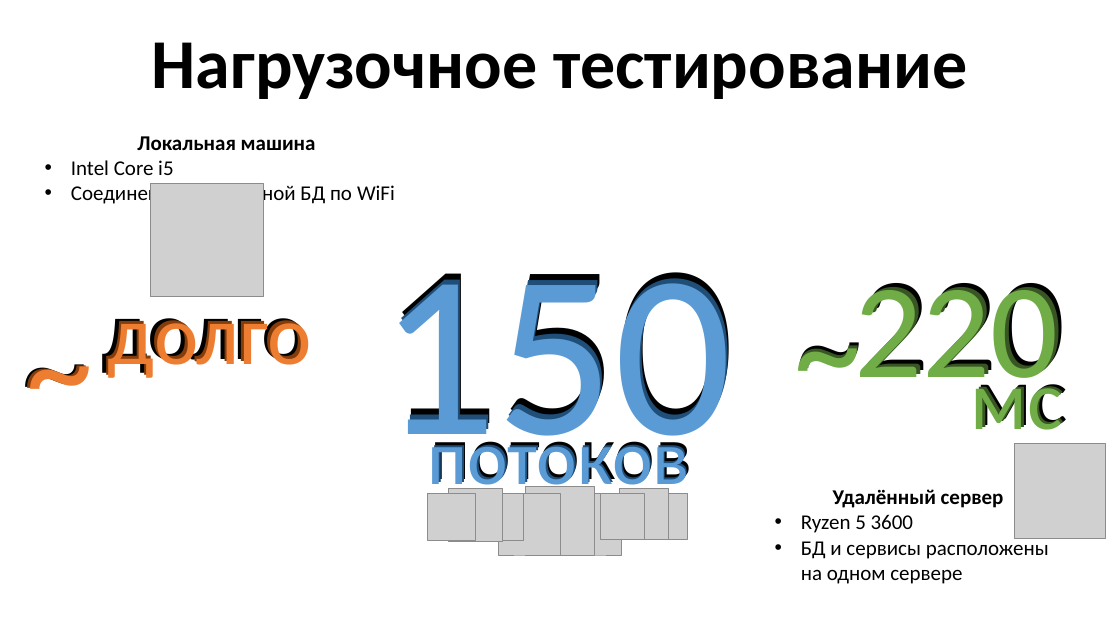
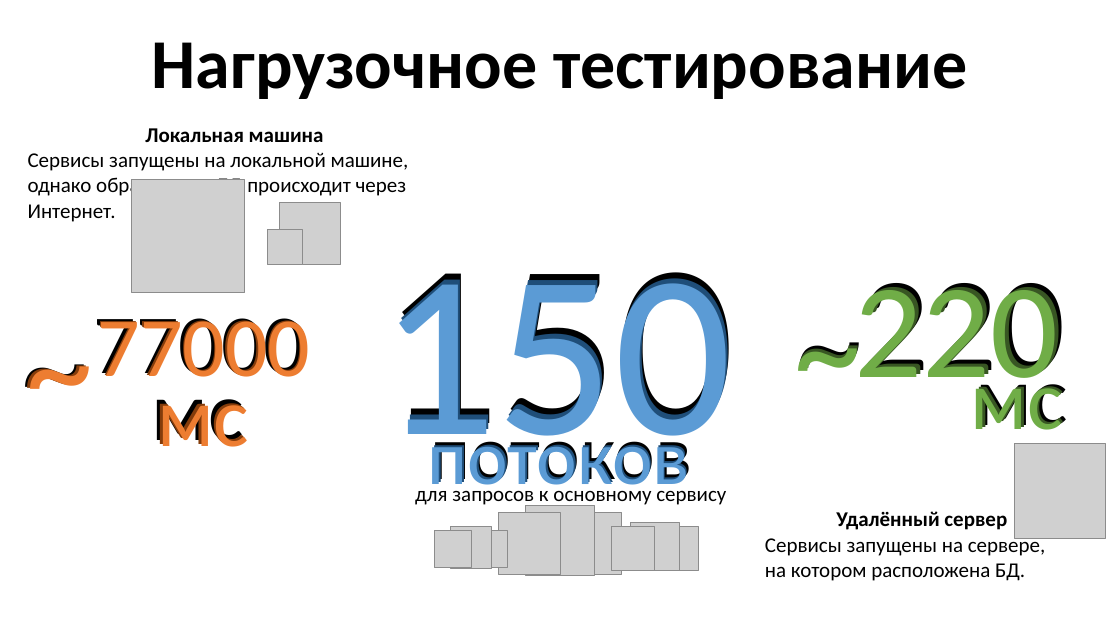
Before and after one commit to YoungTeurus/CreditAndUserServices, a slide deck: slide 17 of docs/Java 3 - presentation (without animation).pptx (slide 14 before the commit). Drawn at 1120x630 pixels with LibreOffice and Linux fonts; fonts in the diff are those of the drawing; grey boxes stand for pictures. Boxes give left, top, right and bottom in pixels: in the first picture for what was removed or moved away, otherwise in the second. Text is boxed around its words. In the diff, an @@ line names an element or a change of style, - is before the commit and + after.

```diff
--- a/docs/Java 3 - presentation (without animation).pptx
+++ b/docs/Java 3 - presentation (without animation).pptx
@@ text added at [28, 128, 409, 222], 18 pt, text #000000 @@
+Локальная машина
+Сервисы запущены на локальной машине, однако обращение к БД происходит через Интернет.
@@ text removed at [71, 136, 395, 207] @@
-Локальная машина
-• Intel Core i5
-• Соединение с удалённой БД по WiFi
@@ picture: place and size @@
-picture at [150, 183, 264, 297]
+picture at [132, 180, 245, 293]
@@ picture added at [280, 203, 341, 265] @@
@@ picture added at [267, 230, 302, 266] @@
@@ text at [88, 287, 320, 397]: text changed @@
-долго
+77000
@@ text at [101, 289, 305, 378]: text changed @@
-долго
+77000
@@ text at [94, 318, 307, 377]: text changed @@
-долго
+77000
@@ text added at [146, 356, 256, 466], 72 pt, text #843C0B @@
+мс
@@ text added at [149, 359, 259, 469], 72 pt, text #ED7D31 @@
+мс
@@ text added at [152, 371, 244, 447], 72 pt, text #000000 @@
+мс
@@ text added at [415, 484, 726, 508], 18 pt, text #000000 @@
+для запросов к основному сервису
@@ text "Удалённый сервер": place and size @@
-text "Удалённый сервер" at [801, 489, 1049, 584]
+text "Удалённый сервер" at [765, 511, 1045, 581]
@@ picture: place and size @@
-picture at [428, 494, 476, 540]
+picture at [434, 531, 471, 568]
@@ picture: place and size @@
-picture at [449, 489, 502, 541]
+picture at [450, 527, 492, 568]
@@ picture: place and size @@
-picture at [476, 494, 523, 540]
+picture at [471, 531, 508, 568]
@@ 3 pictures: place and size @@
-3 pictures at [498, 486, 623, 555]
+3 pictures at [498, 506, 623, 575]
@@ 3 pictures: place and size @@
-3 pictures at [601, 489, 688, 540]
+3 pictures at [612, 523, 698, 571]
@@ text at [765, 534, 1045, 581]: text changed @@
-• Ryzen 5 3600
-• БД и сервисы расположены на одном сервере
+Сервисы запущены на сервере,
+на котором расположена БД.
```
Also in this commit, not shown: 8 other slides changed, 3 slides added, 2 other files.
